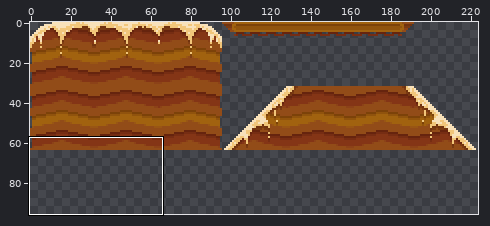
A sprite sheet gets an edit: Levels/Maps/Level_02/Sprite Tileset/Desert_Tilesheet.png. The picture above shows the old version from afar; the outline marks the close-up.
Close-up. As it was:
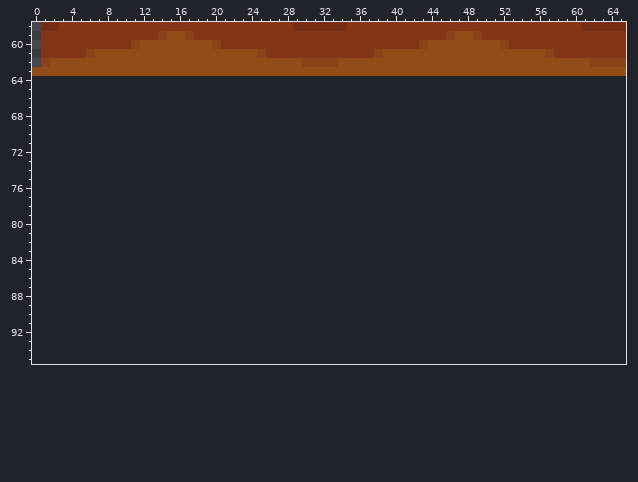
The file is 224x64 pixels. Colours within 5 levels of each other are drawn and written as one. Shown: x 0..65, y 58..95. The old version is drawn lined up with the new one, on the new canvas.
And afterwards:
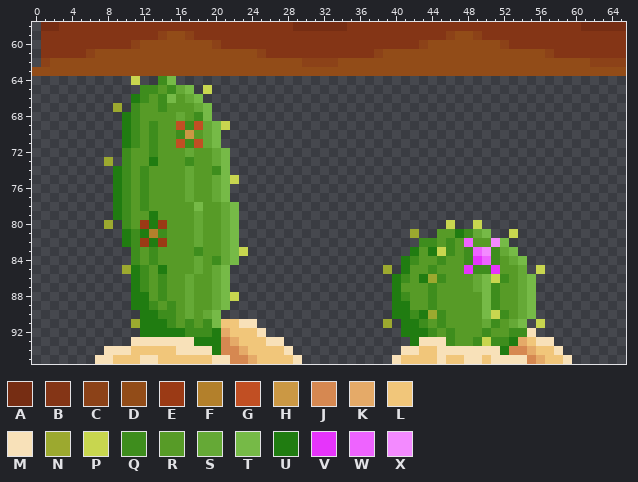
Palette (. is transparent): A #762d13  B #843516  C #8c4218  D #924c18  E #9b3a15  F #b3802b  G #c14f23  H #cb9844  J #d68851  K #e5aa68  L #f1c67a  M #f8e1b9  N #9ca92f  P #c8d64f  Q #3e8d1d  R #579b27  S #65a936  T #76ba47  U #207c11  V #e634fb  W #ee63ff  X #f38aff
What changed:
{"change": "canvas 224x64 -> 224x96"}
{"y":64,"x":11,"old":".","new":"P"}
{"y":64,"x":14,"old":"..","new":"QT"}
{"y":65,"x":12,"old":"......","new":"QQRQST"}
{"y":65,"x":19,"old":".","new":"P"}
{"y":66,"x":11,"old":"........","new":"UQRQTRST"}
{"y":67,"x":9,"old":".","new":"N"}
{"y":67,"x":11,"old":".........","new":"QRRQRRRST"}
{"y":68,"x":10,"old":"..........","new":"UQRRRRSRQT"}
{"y":69,"x":10,"old":"............","new":"UQRQRRGQGSTP"}
{"y":70,"x":10,"old":"...........","new":"UQRQRRQHRST"}
{"y":71,"x":10,"old":"...........","new":"UQRQRRGQGST"}
{"y":72,"x":10,"old":"............","new":"QRRQRRRSRRST"}
{"y":73,"x":8,"old":".","new":"N"}
{"y":73,"x":10,"old":"............","new":"QRRURRRQRRST"}
{"y":74,"x":9,"old":".............","new":"UQRQRRRRSRRQT"}
{"y":75,"x":9,"old":"..............","new":"UQRQRRRRSRRSTP"}
{"y":76,"x":9,"old":".............","new":"UQRQRRRRSRRST"}
{"y":77,"x":9,"old":".............","new":"UQRQRRRRSRRST"}
{"y":78,"x":9,"old":"..............","new":"UQRQRRRRRTRRST"}
{"y":79,"x":9,"old":"..............","new":"UQRRURRRRSRRST"}
{"y":80,"x":8,"old":".","new":"N"}
{"y":80,"x":10,"old":".............","new":"QREUERRRSRRST"}
{"y":80,"x":46,"old":".","new":"P"}
{"y":80,"x":49,"old":".","new":"P"}
{"y":81,"x":10,"old":".............","new":"UQUFQRRRSRRST"}
{"y":81,"x":42,"old":".","new":"N"}
{"y":81,"x":45,"old":"......","new":"RRUQST"}
{"y":81,"x":53,"old":".","new":"P"}
{"y":82,"x":10,"old":".............","new":"UQEUERRRSRRST"}
{"y":82,"x":43,"old":"..........","new":"QQRQRWRRXT"}
{"y":83,"x":11,"old":".............","new":"QRQRRRRQRRSTP"}
{"y":83,"x":42,"old":"............","new":"URUPQRQWXQST"}
{"y":84,"x":11,"old":"............","new":"QRQRRRRSRQST"}
{"y":84,"x":41,"old":"..............","new":"UQRRQRRQVWQRST"}
{"y":85,"x":10,"old":"............","new":"NUQRURRRSRST"}
{"y":85,"x":39,"old":".","new":"N"}
{"y":85,"x":41,"old":"..............","new":"URRQRRRVQQVRRS"}
{"y":85,"x":56,"old":".","new":"P"}
{"y":86,"x":11,"old":"...........","new":"UQRQRRSRRST"}
{"y":86,"x":40,"old":"................","new":"UQRUNQRRRSTPQRST"}
{"y":87,"x":11,"old":"...........","new":"UQRQRRSRRST"}
{"y":87,"x":40,"old":"................","new":"URRRQRRRRSTQRRST"}
{"y":88,"x":11,"old":"............","new":"UURQRRSRRSTP"}
{"y":88,"x":40,"old":"................","new":"UQRRQRRRRRTQRRST"}
{"y":89,"x":11,"old":"...........","new":"UUQRQRSRRST"}
{"y":89,"x":40,"old":"................","new":"UURRQRRRRRTQRRST"}
{"y":90,"x":12,"old":".........","new":"UUQQRSRST"}
{"y":90,"x":40,"old":"................","new":"UUQUNQRRRRTPQRST"}
{"y":91,"x":11,"old":"..............","new":"NUUUQRQRQTLLMM"}
{"y":91,"x":39,"old":".","new":"N"}
{"y":91,"x":41,"old":"..............","new":"UUQRQRRRRSQRST"}
{"y":91,"x":56,"old":".","new":"P"}
{"y":92,"x":12,"old":"..............","new":"UUUUUQQQUKLLLM"}
{"y":92,"x":41,"old":"...............","new":"UUUQRQRRRQRRQQM"}
{"y":93,"x":11,"old":".................","new":"MMMMMMMUUUJKLLLMM"}
{"y":93,"x":42,"old":"................","new":"UMMMQRRQPQQUKLMM"}
{"y":94,"x":8,"old":".....................","new":"MMMLLLLLMMMMUJJKLLLLM"}
{"y":94,"x":41,"old":"..................","new":"MMLLMMMMMMMUJJKLLM"}
{"y":95,"x":7,"old":".......................","new":"MMLLLMMLLLLLLMMJJKLLLLM"}
{"y":95,"x":40,"old":"....................","new":"MLLLLMLLMMLMMMMJKLLM"}
